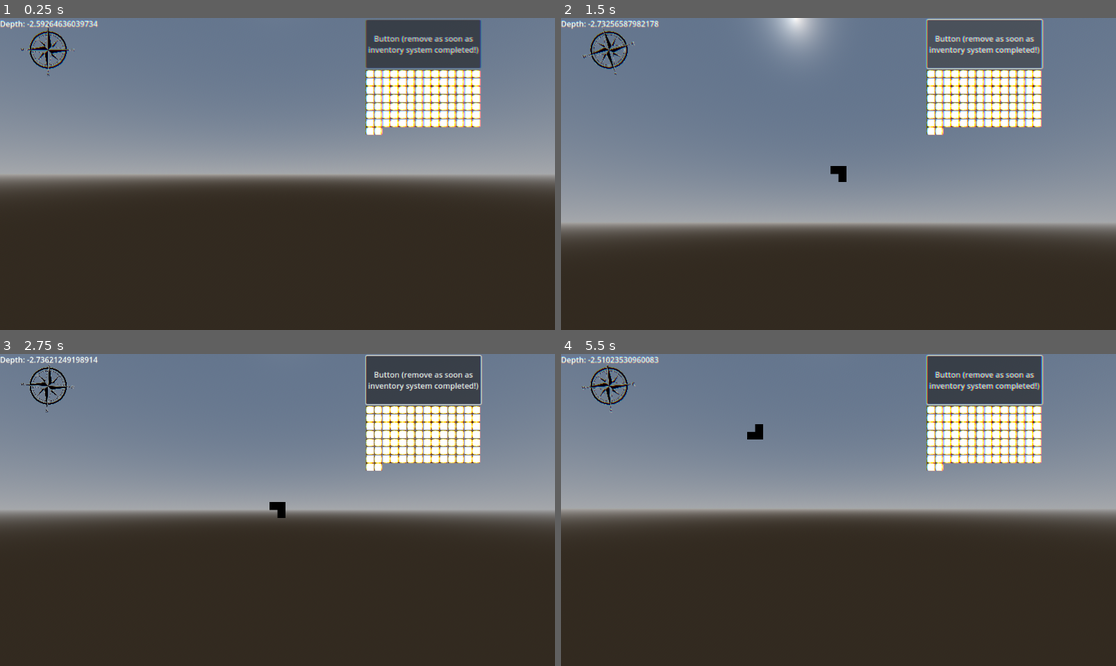
Above: before the commit, frames 1-4 (two rows, left to right).
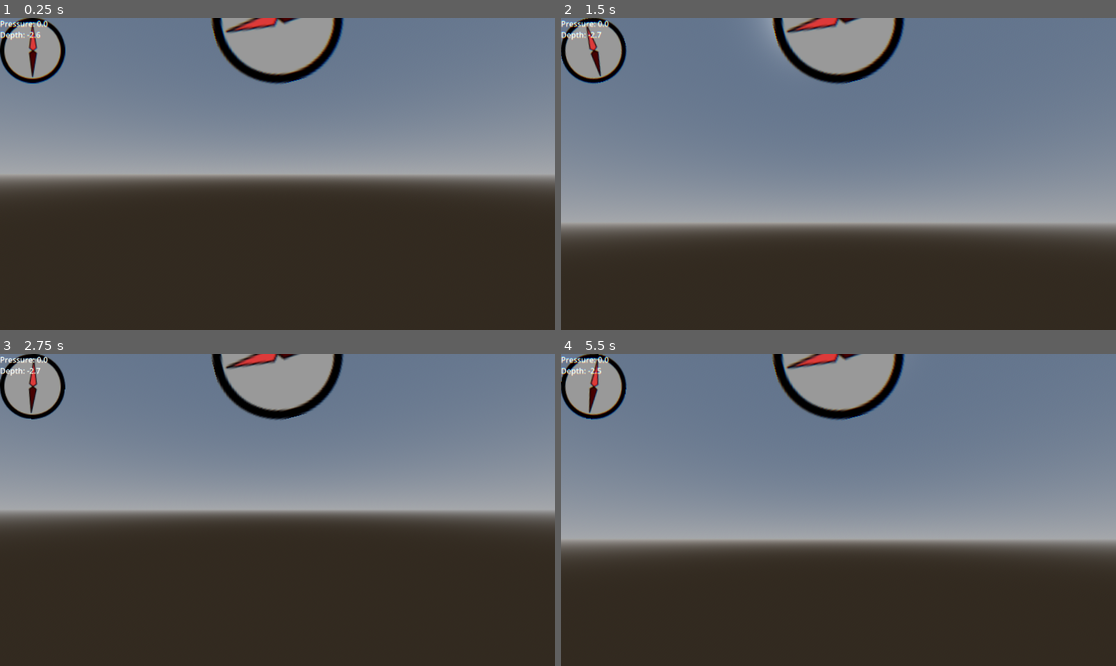
Above: after the commit, the same moments.

Repository: PonderSlime/Mare-Luminis---Juice-Submission
Game: Godot game, scene res://scenes/Test.tscn
Two runs of this game, one before a commit and one after it. Both use one fixed random seed, a clock stepped at 60 frames per second and the inputs below. The project has no main scene, so this scene is started directly.
Inputs (mouse positions are in pixels of both pictures, inside the frame that each line leads up to):
- Up to frame 1 (0.25 s): no input
- Up to frame 2 (1.5 s): move the mouse to (866, 174) at 0.52 s; hold W (move_forward) 0.53-1.25 s; hold F (interact) 0.53-1.25 s; click (982, 42) at 1.25 s, where only the run before the commit has a clickable "Button (remove as soon as inv…"
- Up to frame 3 (2.75 s): move the mouse to (249, 510) at 2.02 s; hold W (move_forward) from 2.03 s (still down); click (249, 510) at 2.1 s
- Up to frame 4 (5.5 s): move the mouse to (849, 503) at 2.77 s; right-click (849, 503) at 2.85 s; move the mouse to (832, 516) at 3.52 s; tap F (interact) at 3.6 s; move the mouse to (877, 513) at 4.27 s; click (877, 513) at 4.35 s; tap Tab (open_inventory) at 4.9 s; release W (move_forward) at 5 s; drag from (672, 463) to (755, 432) at 5.02 s

The runs differ from the first frame. In frame 1, 13% of the frame differs, in the area x 0-87%, y 0-38%; in frame 2, 13%; in frame 3, 13%; in frame 4, 29%, in the area x 0-100%, y 0-66%.

Commit message:
Added pressure guage!

Diff:
--- a/mare-luminis/core/scripts/player_core.gd
+++ b/mare-luminis/core/scripts/player_core.gd
@@ -2,16 +2,19 @@
 
 @export var player_depth_upgrade_lvl = 0
 
-@export var max_safe_depth = 100.
+@export var max_safe_pressure = 12
 @export var depth_damage_rate = 5.
 @export var warning_depth = 80.
+@export var warning_pressure = 9
 
 var current_depth: float = 0.0
+var pressure := 0.0
 var taking_damage: bool = false
 var warning: bool = false
 var item_held = null
 
 var is_in_menu: bool = false
+
 
 func _process(delta: float) -> void:
 	check_depth_pressure(delta)
@@ -21,17 +24,20 @@
 	elif is_in_menu:
 		Input.set_mouse_mode(Input.MOUSE_MODE_VISIBLE)
 
+func _physics_process(delta: float) -> void:
+	pressure = snapped(current_depth, 10.06) / 10.06
+
 func check_depth_pressure(delta):
-	if current_depth > max_safe_depth:
+	if pressure >  max_safe_pressure:
 		taking_damage = true
 		apply_depth_damage(delta)
-	elif current_depth < max_safe_depth:
+	elif pressure < max_safe_pressure:
 		taking_damage = false
-	elif current_depth > warning_depth:
+	elif pressure > warning_pressure:
 		warning = true
-	elif current_depth < warning_depth:
+	elif pressure < warning_pressure:
 		warning = false
 
 func apply_depth_damage(delta):
-	var damage = depth_damage_rate * delta
-	print("Taking depth damage:", damage)  # Replace with actual health system call
+	var damage = (pressure - max_safe_pressure) * depth_damage_rate * delta
+	print("Taking depth damage:", damage)
--- a/mare-luminis/items/dynamic/scripts/player/submarine_controller.gd
+++ b/mare-luminis/items/dynamic/scripts/player/submarine_controller.gd
@@ -25,7 +25,8 @@
 	apply_buoyancy(delta)
 
 func _physics_process(delta: float) -> void:
-	PlayerCore.current_depth = -global_transform.origin.y
+	PlayerCore.current_depth = snapped(-global_transform.origin.y, 0.1)
+
 
 func _input(event: InputEvent) -> void:
 	if event.is_action_pressed("interact"):
--- a/mare-luminis/ui/inventory/scripts/inventory_ui.gd
+++ b/mare-luminis/ui/inventory/scripts/inventory_ui.gd
@@ -211,7 +211,7 @@
 
 	for item_data in json["items"]:
 		var new_item = item_scene.instantiate()
-		add_child(new_item)
+		grid_container.add_child(new_item)
 		new_item.position = Vector2.ZERO
 
 		new_item.load_item(item_data["item_ID"])
@@ -252,8 +252,6 @@
 				grid_array[grid_index].state = grid_array[grid_index].States.TAKEN
 				grid_array[grid_index].item_stored = new_item
 
-		remove_child(new_item)
-		grid_container.add_child(new_item)
 		PlayerCore.item_held = null
 
 		clear_grid()
--- a/mare-luminis/ui/player/player_ui.tscn
+++ b/mare-luminis/ui/player/player_ui.tscn
@@ -1,8 +1,7 @@
-[gd_scene load_steps=6 format=3 uid="uid://5mphgjfp2sd5"]
+[gd_scene load_steps=5 format=3 uid="uid://5mphgjfp2sd5"]
 
 [ext_resource type="Script" uid="uid://b7sd1njp646m7" path="res://ui/player/scripts/player_ui.gd" id="1_g5tbx"]
-[ext_resource type="PackedScene" uid="uid://b8qrru7kh7ies" path="res://ui/inventory/inventory_ui.tscn" id="2_7n80m"]
-[ext_resource type="Texture2D" uid="uid://460jyuaihecr" path="res://ui/player/assets/compass.png" id="2_g5tbx"]
+[ext_resource type="Texture2D" uid="uid://qqo3xs0efgdg" path="res://ui/player/assets/Compass_temp.png" id="2_g5tbx"]
 [ext_resource type="Shader" uid="uid://cyvsv3ur35liu" path="res://ui/player/shaders/chromatic_abberations.gdshader" id="3_g5tbx"]
 
 [sub_resource type="ShaderMaterial" id="ShaderMaterial_g5tbx"]
@@ -21,11 +20,40 @@
 grow_vertical = 2
 script = ExtResource("1_g5tbx")
 
-[node name="InventoryUI" parent="." instance=ExtResource("2_7n80m")]
+[node name="Pressure" type="Control" parent="."]
 layout_mode = 1
-anchors_preset = -1
-anchor_left = 0.66
-col_count = 14
+anchors_preset = 5
+anchor_left = 0.5
+anchor_right = 0.5
+grow_horizontal = 2
+
+[node name="Control" type="Control" parent="Pressure"]
+layout_mode = 1
+anchors_preset = 8
+anchor_left = 0.5
+anchor_top = 0.5
+anchor_right = 0.5
+anchor_bottom = 0.5
+grow_horizontal = 2
+grow_vertical = 2
+rotation = 4.45059
+
+[node name="PressureTexture" type="TextureRect" parent="Pressure/Control"]
+layout_mode = 1
+anchors_preset = 8
+anchor_left = 0.5
+anchor_top = 0.5
+anchor_right = 0.5
+anchor_bottom = 0.5
+offset_left = -135.0
+offset_top = -135.0
+offset_right = 135.0
+offset_bottom = 135.0
+grow_horizontal = 2
+grow_vertical = 2
+texture = ExtResource("2_g5tbx")
+expand_mode = 2
+stretch_mode = 4
 
 [node name="Compass" type="Control" parent="."]
 layout_mode = 3
@@ -35,7 +63,7 @@
 
 [node name="CompassTexture" type="TextureRect" parent="Compass"]
 layout_mode = 0
-offset_right = 200.0
+offset_right = 135.0
 offset_bottom = 135.0
 texture = ExtResource("2_g5tbx")
 expand_mode = 2
@@ -52,8 +80,14 @@
 grow_vertical = 2
 mouse_filter = 2
 
-[node name="Label" type="Label" parent="."]
+[node name="PressureLabel" type="Label" parent="."]
+offset_right = 52.0
+offset_bottom = 23.0
+text = "Atmosphereic Pressure:"
+
+[node name="DepthLabel" type="Label" parent="."]
 layout_mode = 0
-offset_right = 40.0
-offset_bottom = 23.0
+offset_top = 23.0
+offset_right = 52.0
+offset_bottom = 46.0
 text = "Depth:"
--- a/mare-luminis/ui/player/scripts/player_ui.gd
+++ b/mare-luminis/ui/player/scripts/player_ui.gd
@@ -16,6 +16,9 @@
 var pulse_intensity
 var pulse_speed
 var inventory_open: bool = false
+
+var min_pressure_angle = 75
+var max_pressure_angle = -75
 
 func _ready() -> void:
 	compass.pivot_offset = compass.size / 2
@@ -39,13 +42,16 @@
 	else:
 		hide_warning_effects()
 
-	$Label.text = "Depth: " + str(PlayerCore.current_depth)
+	$DepthLabel.text = "Depth: " + str(PlayerCore.current_depth)
+	$PressureLabel.text = "Pressure: " + str(PlayerCore.pressure)
 
+	var pressure_guage_percent = PlayerCore.pressure / PlayerCore.max_safe_pressure
+	var range = min_pressure_angle - max_pressure_angle
+	$Pressure.rotation_degrees = clamp(-pressure_guage_percent * range, max_pressure_angle - 75, min_pressure_angle)
 func _input(event: InputEvent) -> void:
 	if Input.is_action_just_pressed("open_inventory"):
-		toggle_inventory()
-	if event is InputEventMouseButton and event.pressed:
-		print("Mouse click detected at: ", event.position)
+		#toggle_inventory()
+		pass
 func _unhandled_input(event):
 	if event is InputEventMouseButton or event is InputEventMouseMotion:
 		get_viewport().set_input_as_handled()
Binary file added: mare-luminis/ui/player/assets/Compass_temp.png
Not shown, added: mare-luminis/ui/player/assets/Compass_temp.png.import
